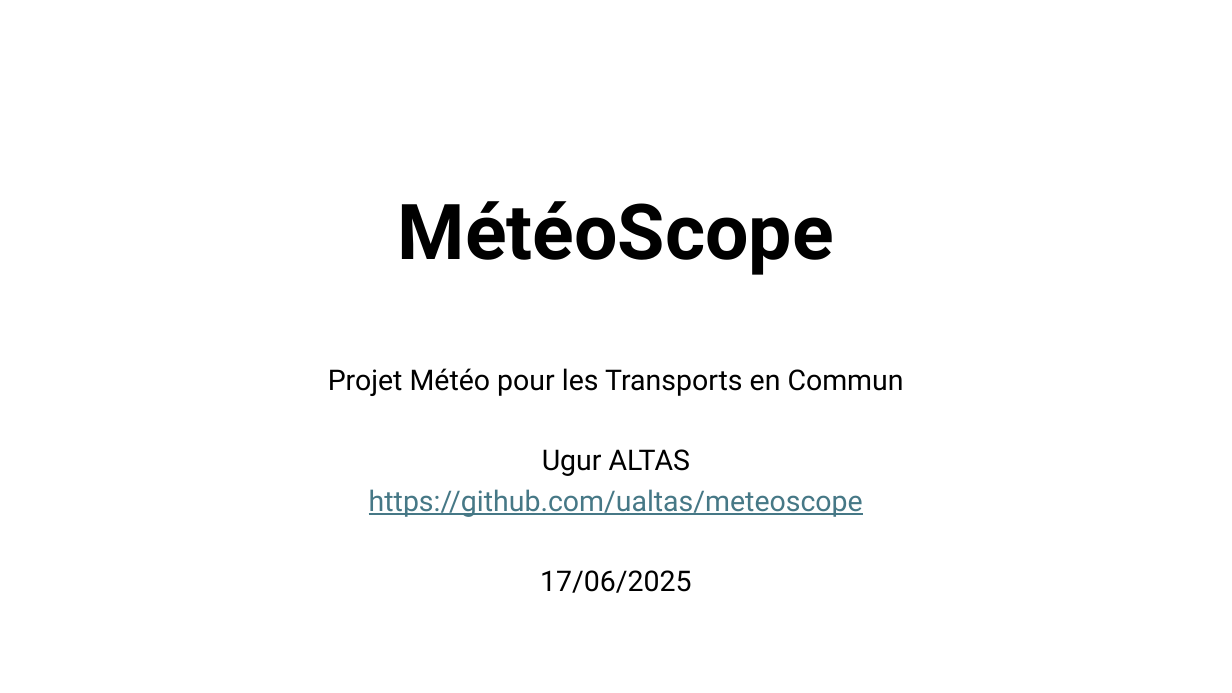
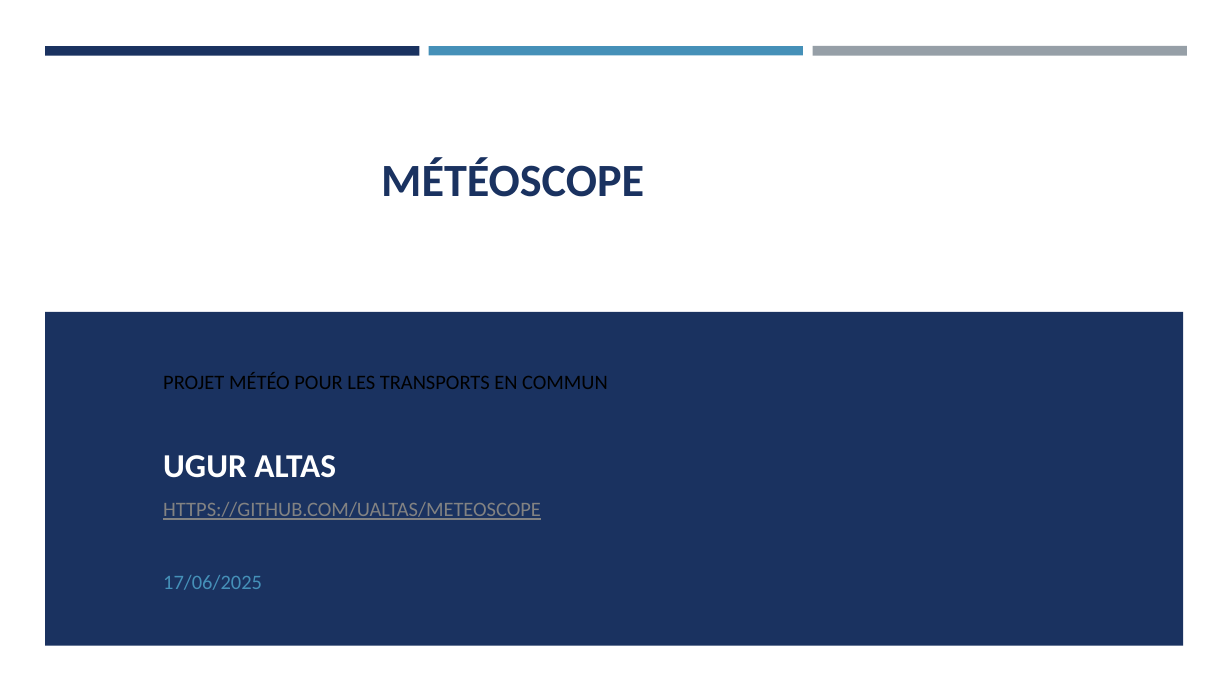
Before and after one commit to ualtas/meteoscope, a slide deck: slide 1 of meteoscop.pptx. Drawn at 1232x693 pixels with LibreOffice and Linux fonts; fonts in the diff are those of the drawing. Boxes give left, top, right and bottom in pixels: in the first picture for what was removed or moved away, otherwise in the second. Text is boxed around its words. In the diff, an @@ line names an element or a change of style, - is before the commit and + after.

Commit message:
modif la presentation meteoscop.pptx

```diff
--- a/meteoscop.pptx
+++ b/meteoscop.pptx
@@ rectangle added at box(45, 46, 420, 55), fill #1A3260 @@
@@ rectangle added at box(429, 46, 803, 55), fill #4590B8 @@
@@ rectangle added at box(812, 46, 1187, 56), fill #969FA7 @@
@@ title at box(381, 157, 644, 197): text changed; size 60 to 36 pt; font Roboto to Calibri; text colour #000000 to #1A3260 @@
-MétéoScope
+MÉTÉOSCOPE
@@ rectangle added at box(45, 311, 1184, 645), fill #1A3260 @@
@@ subtitle at box(163, 372, 608, 520): text changed; size 22.2 to 16 pt; font Roboto to Calibri @@
-Projet Météo pour les Transports en Commun
-Ugur ALTAS
-https://github.com/ualtas/meteoscope
+PROJET MÉTÉO POUR LES TRANSPORTS EN COMMUN
+UGUR ALTAS
+HTTPS://GITHUB.COM/UALTAS/METEOSCOPE
@@ subtitle at box(163, 575, 262, 590): size 22.2 to 16 pt, font Roboto to Calibri, text colour #000000 to #4590B8 in "17/06/2025"; alignment centre to left; line spacing 0.8 to 1 @@
```
Also in this commit, not shown: 10 other slides changed.
